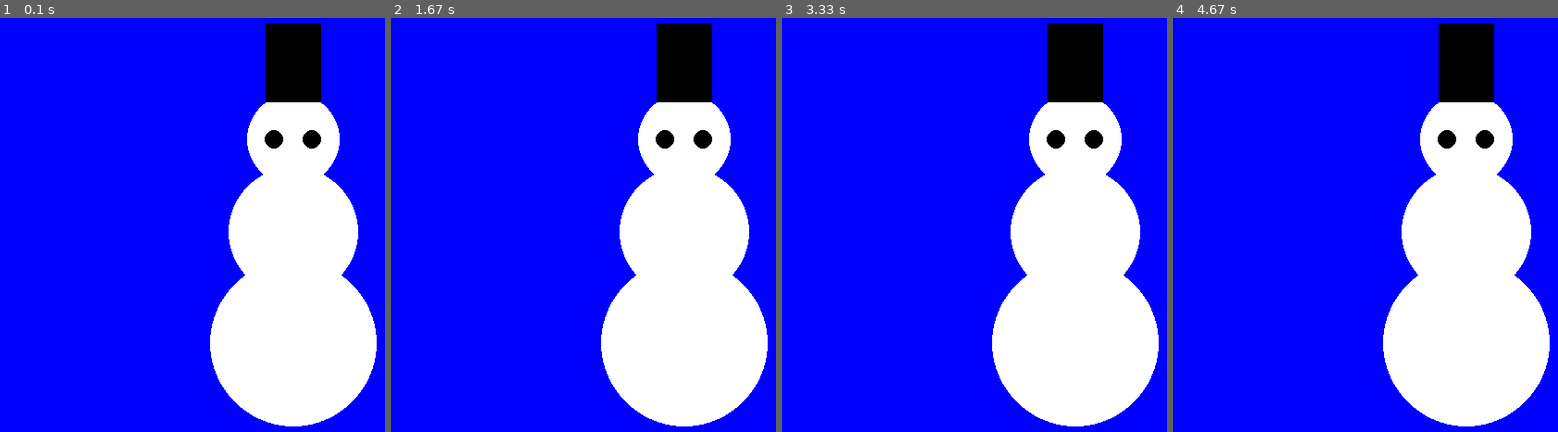
Above: before the commit, frames 1-4 (left to right).
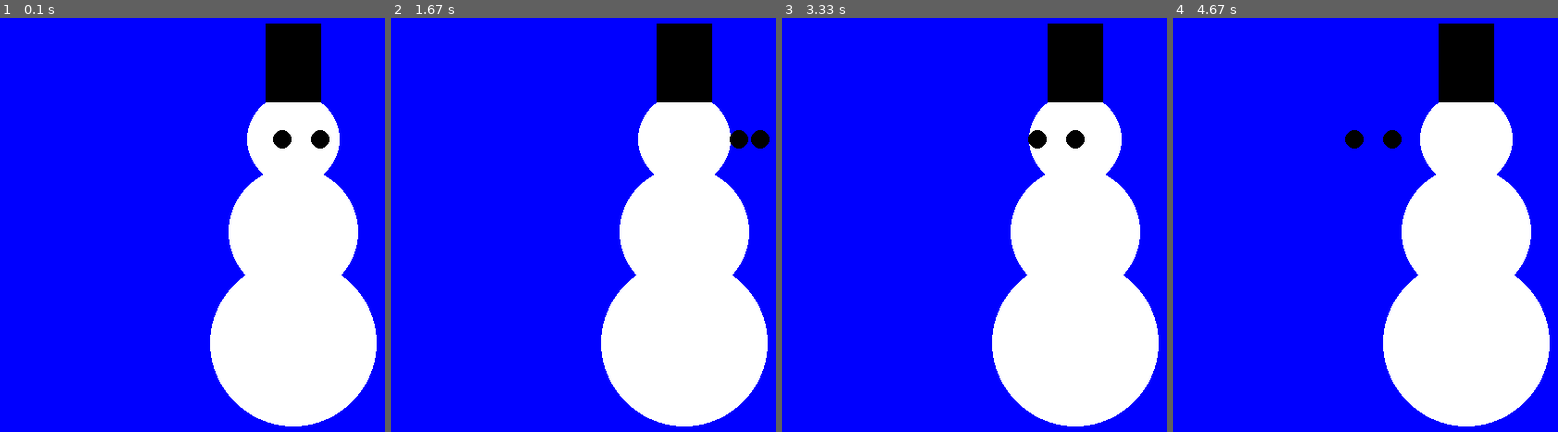
Above: after the commit, the same moments.

Repository: Tomaskis777/demoqa
Game: pygame game, started from PYGAME/GAME/Start.py
The game is run twice, just before and just after one commit, with the same random seed, the same clock (stepped at 60 frames per second) and the same inputs.
Inputs:
- Up to frame 1 (0.1 s): no input
- Up to frame 2 (1.67 s): no input
- Up to frame 3 (3.33 s): no input
- Up to frame 4 (4.67 s): no input

The runs differ from the first frame. In frame 1, 0.4% of the frame differs, in the area x 68-86%, y 27-32%; in frame 2, 0.7%, in the area x 68-99%, y 27-32%; in frame 3, 0.7%; in frame 4, 0.7%.

Commit message:
Firs comit

Diff:
--- a/PYGAME/GAME/Start.py
+++ b/PYGAME/GAME/Start.py
@@ -1,5 +1,7 @@
 import pygame
+import sys
 pygame.init()
+
 
 
 def draw_white_circle(screen, center, radius):
@@ -17,6 +19,17 @@
     pygame.draw.rect(screen, black, (position, size))
 
 
+def update_position(objects):
+    for obj in objects:
+        obj['center'][0] += obj['speed_x']
+        obj['center'][1] += obj['speed_y']
+
+        if obj['center'][0] > 500 - obj["radius"] or obj['center'][0] < obj["radius"]:
+            obj["speed_x"] = -obj["speed_x"]
+        if obj['center'][1] > 50 - obj["radius"] or obj["center"][1] < obj["radius"]:
+            obj["speed_y"] = -obj["speed_y"]
+
+
 circles = [
     {"center": (400, 200), "radius": 50},
     {"center": (400, 300), "radius": 70},
@@ -24,8 +37,8 @@
 ]
 
 circles2 = [
-    {"center": (379, 200), "radius": 10},
-    {"center": (420, 200), "radius": 10},
+     {"center": [379, 200], "radius": 10, "speed_x": 1, "speed_y": 0},
+     {"center": [420, 200], "radius": 10, "speed_x": 1, "speed_y": 0}
 ]
 
 squares = [
@@ -36,6 +49,7 @@
 
 screen = pygame.display.set_mode((800, 600))
 pygame.display.set_caption("Моя первая игра")
+
 
 
 running = True
@@ -52,6 +66,8 @@
     for circle in circles2:
         draw_black_circle(screen, circle["center"], circle["radius"])
 
+    update_position(circles2)
+
     for rect in squares:
         draw_square(screen, rect["position"], rect["size"])
 
